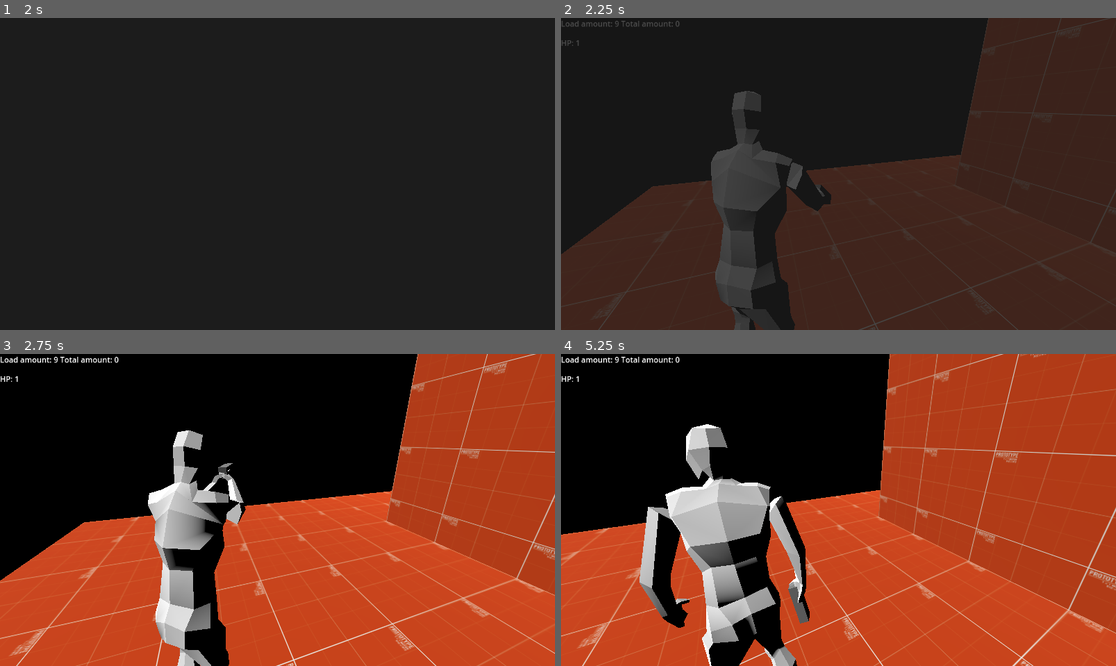
Above: before the commit, frames 1-4 (two rows, left to right).
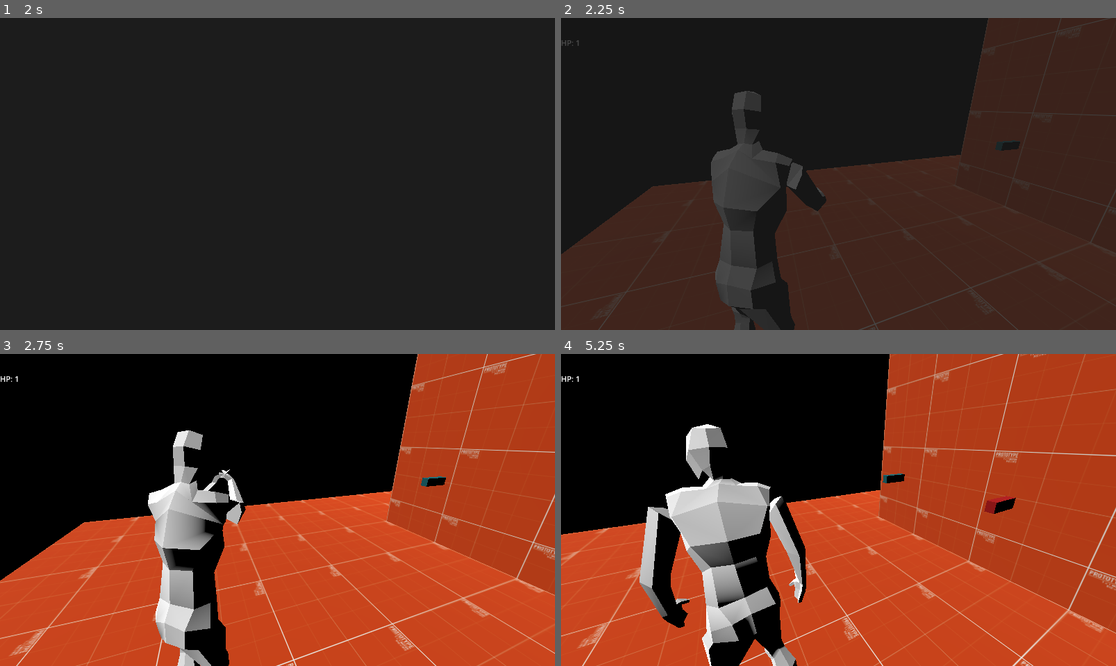
Above: after the commit, the same moments.

Repository: Vosnov/GD_APrototype
Game: Godot game, scene res://Scenes/Menu/main_menu.tscn
Two runs of this game, one before a commit and one after it. Both use one fixed random seed, a clock stepped at 60 frames per second and the inputs below. The engine's default icon, where the game draws it, is replaced by a stand-in: a white triangle on a blue panel in a dark square.
Inputs (mouse positions are in pixels of both pictures, inside the frame that each line leads up to):
- Up to frame 1 (2 s): click "Start" at 0.5 s; click "Start" at 1.25 s
- Up to frame 2 (2.25 s): tap Enter at 2 s; move the mouse to (866, 174) at 2.02 s; hold D (right) from 2.03 s (still down); hold Right mouse button (aim) from 2.03 s (still down); tap E (action) at 2.1 s
- Up to frame 3 (2.75 s): keep holding D (right); keep holding Right mouse button (aim)
- Up to frame 4 (5.25 s): move the mouse to (810, 510) at 2.77 s; release D (right) at 2.78 s; release Right mouse button (aim) at 2.78 s; hold A (left) 2.78-3.53 s; right-click (810, 510) at 2.85 s; tap S (bottom) at 3.05, 3.6 s; move the mouse to (849, 503) at 3.52 s; hold D (right) 3.53-5.03 s; click (849, 503) at 3.8 s; move the mouse to (832, 516) at 4.27 s; click (832, 516) at 4.35 s; tap Shift (sprint) at 4.55 s; move the mouse to (877, 513) at 5.02 s; hold A (left) from 5.03 s (still down); hold Shift (sprint) from 5.03 s (still down)

Frame 1 is identical in both runs. In frame 2, 0.3% of the frame differs, in the area x 0-83%, y 0-60%; in frame 3, 0.4%; in frame 4, 0.8%, in the area x 0-82%, y 0-87%.

Commit message:
guns, gun_slot_data

Diff:
--- /dev/null
+++ b/Data/Guns/Slots/pistol_slot_data.tres
@@ -0,0 +1,21 @@
+[gd_resource type="Resource" script_class="GunSlotData" load_steps=5 format=3 uid="uid://dxjixnptkcwmi"]
+
+[ext_resource type="Texture2D" uid="uid://d3sirehomp6vs" path="res://Textures/blood.png" id="1_nktb6"]
+[ext_resource type="Script" path="res://Scripts/Data/item_data.gd" id="2_d7cr2"]
+[ext_resource type="Script" path="res://Scripts/Data/gun_slot_data.gd" id="3_igtvt"]
+
+[sub_resource type="Resource" id="Resource_nlec2"]
+script = ExtResource("2_d7cr2")
+NAME = "Pistol"
+DESCRIPTION = "Its my pistol"
+TEXTURE = ExtResource("1_nktb6")
+
+[resource]
+script = ExtResource("3_igtvt")
+DAMAGE = 1
+AMMO_LOADED = 9
+MAX_AMMO_LOADED = 9
+SHOT_TIMEOUT = 0.5
+RELOAD_TIMEOUT = 1.0
+DROP_AMMO = 1
+ITEM_DATA = SubResource("Resource_nlec2")
--- /dev/null
+++ b/Data/Guns/Slots/shutgun_slot_data.tres
@@ -0,0 +1,21 @@
+[gd_resource type="Resource" script_class="GunSlotData" load_steps=5 format=3 uid="uid://dlva68yk3y5dq"]
+
+[ext_resource type="Script" path="res://Scripts/Data/gun_slot_data.gd" id="1_g85sc"]
+[ext_resource type="Texture2D" uid="uid://cy7evrudtviol" path="res://key.png" id="1_yt2aq"]
+[ext_resource type="Script" path="res://Scripts/Data/item_data.gd" id="2_0negt"]
+
+[sub_resource type="Resource" id="Resource_13jfy"]
+script = ExtResource("2_0negt")
+NAME = "Shutgun"
+DESCRIPTION = "its shutgun"
+TEXTURE = ExtResource("1_yt2aq")
+
+[resource]
+script = ExtResource("1_g85sc")
+DAMAGE = 2
+AMMO_LOADED = 9
+MAX_AMMO_LOADED = 9
+SHOT_TIMEOUT = 1.0
+RELOAD_TIMEOUT = 1.0
+DROP_AMMO = 3
+ITEM_DATA = SubResource("Resource_13jfy")
--- /dev/null
+++ b/Data/Guns/pistol_data.tres
@@ -0,0 +1,10 @@
+[gd_resource type="Resource" script_class="GunData" load_steps=4 format=3 uid="uid://dgmeg2dfp0jj3"]
+
+[ext_resource type="Script" path="res://Scripts/Data/guns_data.gd" id="1_0xtv5"]
+[ext_resource type="PackedScene" uid="uid://cdnnhihjtlmf3" path="res://Nodes/Guns/pistol.tscn" id="1_fv27i"]
+[ext_resource type="Resource" uid="uid://dxjixnptkcwmi" path="res://Data/Guns/Slots/pistol_slot_data.tres" id="2_t4xv3"]
+
+[resource]
+script = ExtResource("1_0xtv5")
+GUN = ExtResource("1_fv27i")
+GUN_SLOT = ExtResource("2_t4xv3")
--- /dev/null
+++ b/Data/Guns/shutgun_data.tres
@@ -0,0 +1,10 @@
+[gd_resource type="Resource" script_class="GunData" load_steps=4 format=3 uid="uid://b1avnq0g3bspp"]
+
+[ext_resource type="PackedScene" uid="uid://cjoety6t3jgxy" path="res://Nodes/Guns/shutgun.tscn" id="1_duaij"]
+[ext_resource type="Script" path="res://Scripts/Data/guns_data.gd" id="1_lhfnc"]
+[ext_resource type="Resource" uid="uid://dlva68yk3y5dq" path="res://Data/Guns/Slots/shutgun_slot_data.tres" id="2_d0drn"]
+
+[resource]
+script = ExtResource("1_lhfnc")
+GUN = ExtResource("1_duaij")
+GUN_SLOT = ExtResource("2_d0drn")
--- a/Nodes/Charecters/player.tscn
+++ b/Nodes/Charecters/player.tscn
@@ -2,7 +2,7 @@
 
 [ext_resource type="Script" path="res://Scripts/Player/player.gd" id="1_argoq"]
 [ext_resource type="PackedScene" uid="uid://bbh0f6e0pgr5d" path="res://Models/Player/myNewPlayer.glb" id="3_dwu3i"]
-[ext_resource type="PackedScene" uid="uid://fgy3u75rkh4s" path="res://Nodes/Guns/base_gun.tscn" id="3_g63f8"]
+[ext_resource type="PackedScene" uid="uid://c43ppbemapbww" path="res://Nodes/Components/guns_component.tscn" id="4_78hmq"]
 [ext_resource type="PackedScene" uid="uid://bqsd8fu40qpul" path="res://Nodes/Components/aim_component.tscn" id="4_p34vl"]
 [ext_resource type="PackedScene" uid="uid://bdq7nuo5brc0d" path="res://Nodes/Components/gun_ik_component.tscn" id="5_2jfyf"]
 [ext_resource type="Script" path="res://Scripts/Player/player_movements.gd" id="7_gi7yc"]
@@ -109,7 +109,7 @@
 min_space = 0.0
 
 [sub_resource type="AnimationNodeBlendTree" id="AnimationNodeBlendTree_qr6x4"]
-graph_offset = Vector2(-276.802, -219.231)
+graph_offset = Vector2(-270.561, -109.884)
 nodes/Animation/node = SubResource("AnimationNodeAnimation_ig2hn")
 nodes/Animation/position = Vector2(240, 80)
 "nodes/Animation 2/node" = SubResource("AnimationNodeAnimation_bnpjx")
@@ -151,43 +151,42 @@
 transform = Transform3D(-0.4, 0, -3.49691e-08, 0, 0.4, 0, 3.49691e-08, 0, -0.4, 0, 0, 0)
 
 [node name="Skeleton3D" parent="myNewPlayer/Armature" index="0"]
-bones/0/position = Vector3(0.0006776, -0.294513, -0.0391914)
+bones/0/position = Vector3(0.00118869, -0.349667, -0.0412892)
 bones/0/rotation = Quaternion(0.0186382, -0.196081, -0.00372765, 0.980404)
-bones/1/rotation = Quaternion(0.115631, -0.155389, 0.0199411, 0.98086)
+bones/1/rotation = Quaternion(0.115778, -0.147334, 0.0189075, 0.982105)
 bones/2/rotation = Quaternion(0.110454, -0.194868, -0.0220907, 0.97434)
 bones/3/rotation = Quaternion(-0.186458, 0.365145, -0.00155414, 0.912086)
 bones/4/rotation = Quaternion(-1.28079e-10, 0.14834, 3.04512e-10, 0.988936)
-bones/5/rotation = Quaternion(0.0901977, 0.101623, -0.771606, 0.621419)
-bones/6/position = Vector3(0.0417572, 0.456648, 0.0728559)
-bones/6/rotation = Quaternion(0.102491, 0.078062, -0.516271, 0.84668)
-bones/7/rotation = Quaternion(0.438929, 0.0758969, 0.127169, 0.886233)
-bones/11/rotation = Quaternion(0.139693, -0.0496483, 0.798911, 0.582892)
-bones/12/position = Vector3(-0.040933, 0.456301, 0.0219476)
-bones/12/rotation = Quaternion(0.0714169, -0.168875, 0.421252, 0.888216)
-bones/13/rotation = Quaternion(0.309609, 0.0347553, -0.0182423, 0.950054)
-bones/17/position = Vector3(0.242182, 0.131672, 0.037697)
-bones/17/rotation = Quaternion(-0.29063, 0.106736, 0.938611, -0.152152)
+bones/5/rotation = Quaternion(0.0829551, 0.126047, -0.758256, 0.634254)
+bones/6/position = Vector3(0.0471709, 0.456611, 0.0721892)
+bones/6/rotation = Quaternion(0.116689, 0.0896611, -0.530372, 0.834895)
+bones/7/rotation = Quaternion(0.488226, 0.0925522, 0.157346, 0.853412)
+bones/11/rotation = Quaternion(0.134457, -0.0613338, 0.775696, 0.613559)
+bones/12/position = Vector3(-0.0358997, 0.455905, 0.0240128)
+bones/12/rotation = Quaternion(0.0744765, -0.176125, 0.447713, 0.873491)
+bones/13/rotation = Quaternion(0.350519, 0.0408891, 0.00932337, 0.935616)
+bones/17/position = Vector3(0.239044, 0.132707, 0.0278293)
+bones/17/rotation = Quaternion(-0.301907, 0.145478, 0.92945, -0.15431)
 bones/17/scale = Vector3(1.00004, 0.999995, 1.00006)
-bones/18/rotation = Quaternion(-0.175879, -0.0136055, -0.340562, 0.923525)
+bones/18/rotation = Quaternion(-0.103669, -0.0143921, -0.207422, 0.972636)
 bones/18/scale = Vector3(0.999997, 0.999998, 1)
-bones/19/position = Vector3(-0.260163, 0.127955, 0.040411)
-bones/19/rotation = Quaternion(0.548593, 0.0549122, 0.833031, 0.0457142)
+bones/19/position = Vector3(-0.256986, 0.12754, 0.0653715)
+bones/19/rotation = Quaternion(0.567247, 0.0555986, 0.819382, 0.061262)
 bones/19/scale = Vector3(1.00003, 0.999997, 1.00006)
-bones/20/rotation = Quaternion(-0.12453, -0.0118736, 0.220353, 0.967366)
-bones/21/position = Vector3(0.296495, 0.000120655, 0.856654)
-bones/22/position = Vector3(-0.801253, -0.0481077, -0.417263)
-bones/23/position = Vector3(-0.254546, -2.06101, -0.40079)
-bones/24/position = Vector3(-0.39387, -1.1432, 1.06967)
-bones/25/position = Vector3(0.303634, -1.99365, -0.0291155)
-bones/26/position = Vector3(-0.0527062, -1.14056, 1.0759)
-
-[node name="BoneAttachment3D" type="BoneAttachment3D" parent="myNewPlayer/Armature/Skeleton3D" index="2"]
-transform = Transform3D(-0.99019, -0.124219, -0.0639845, 0.121667, -0.991667, 0.0423553, -0.0687127, 0.0341553, 0.997051, -0.801258, -0.0481114, -0.417265)
+bones/20/rotation = Quaternion(-0.173336, -0.011584, 0.297533, 0.938773)
+bones/21/position = Vector3(0.294819, 0.00355223, 0.856654)
+bones/22/position = Vector3(-0.791351, -0.0529433, -0.399957)
+bones/23/position = Vector3(-0.297736, -2.02846, -0.529233)
+bones/24/position = Vector3(-0.366219, -1.15412, 1.07086)
+bones/25/position = Vector3(0.253474, -2.12974, 0.378535)
+bones/26/position = Vector3(-0.0533676, -1.14116, 1.07876)
+
+[node name="BoneAttachment3D" type="BoneAttachment3D" parent="myNewPlayer/Armature/Skeleton3D" index="0"]
+transform = Transform3D(-0.99328, -0.0830208, -0.0806366, 0.0756991, -0.993064, 0.0899665, -0.0875465, 0.083258, 0.992675, -0.791355, -0.0529492, -0.399962)
 bone_name = "Bone.011.R"
 bone_idx = 14
 
-[node name="BaseGun" parent="myNewPlayer/Armature/Skeleton3D/BoneAttachment3D" instance=ExtResource("3_g63f8")]
-transform = Transform3D(0.485675, 0.867444, 0.107989, -0.33326, 0.297949, -0.894519, -0.808121, 0.398457, 0.433789, 0.0530801, 0.212241, 0.14896)
+[node name="GunsComponent" parent="myNewPlayer/Armature/Skeleton3D/BoneAttachment3D" instance=ExtResource("4_78hmq")]
 
 [node name="CollisionShape3D" type="CollisionShape3D" parent="."]
 transform = Transform3D(1, 0, 0, 0, 1, 0, 0, 0, 1, 0, -0.0584707, -0.125943)
--- /dev/null
+++ b/Nodes/Components/guns_component.tscn
@@ -0,0 +1,34 @@
+[gd_scene load_steps=4 format=3 uid="uid://c43ppbemapbww"]
+
+[ext_resource type="Resource" uid="uid://dgmeg2dfp0jj3" path="res://Data/Guns/pistol_data.tres" id="1_57wru"]
+[ext_resource type="Resource" uid="uid://b1avnq0g3bspp" path="res://Data/Guns/shutgun_data.tres" id="2_8gf1p"]
+
+[sub_resource type="GDScript" id="GDScript_tb4jf"]
+script/source = "extends Node3D
+
+@export var GUNS_DATA: Array[GunData] = []
+
+var active_gun: GunData
+var current_gun: Node3D
+
+func _ready():
+	Events.connect('inventory_update', _on_inventory_update)
+
+func _on_inventory_update(_slots):
+	if active_gun != null: return
+	select_active_gun(0)
+
+func select_active_gun(index: int):
+	var inventory_gun = Inventory.GUN_SLOTS[index]
+	if inventory_gun == null: return
+	for child in get_children(): child.queue_free()
+
+	for gun_data in GUNS_DATA:
+		if gun_data.GUN_SLOT == inventory_gun:
+			active_gun = gun_data
+			add_child(active_gun.GUN.instantiate())
+"
+
+[node name="GunsComponent" type="Node3D"]
+script = SubResource("GDScript_tb4jf")
+GUNS_DATA = Array[Resource("res://Scripts/Data/guns_data.gd")]([ExtResource("1_57wru"), ExtResource("2_8gf1p")])
--- a/Nodes/Global/inventory.tscn
+++ b/Nodes/Global/inventory.tscn
@@ -1,6 +1,14 @@
-[gd_scene load_steps=2 format=3 uid="uid://dbjlun33yyejs"]
+[gd_scene load_steps=5 format=3 uid="uid://dbjlun33yyejs"]
 
 [ext_resource type="Script" path="res://Scripts/Global/inventory.gd" id="1_xlqkd"]
+[ext_resource type="Resource" uid="uid://cj8h8vjt3jm5j" path="res://Data/ammo_data.tres" id="2_mw5vn"]
+[ext_resource type="Script" path="res://Scripts/Data/stackable_slot_data.gd" id="3_pwqiq"]
+
+[sub_resource type="Resource" id="Resource_sxm78"]
+script = ExtResource("3_pwqiq")
+AMOUNT = 14
+ITEM_DATA = ExtResource("2_mw5vn")
 
 [node name="Inventory" type="Node"]
 script = ExtResource("1_xlqkd")
+SLOTS = Array[Resource("res://Scripts/Data/slot_data.gd")]([SubResource("Resource_sxm78")])
--- a/Nodes/Guns/base_gun.tscn
+++ b/Nodes/Guns/base_gun.tscn
@@ -1,17 +1,9 @@
-[gd_scene load_steps=4 format=3 uid="uid://fgy3u75rkh4s"]
+[gd_scene load_steps=2 format=3 uid="uid://fgy3u75rkh4s"]
 
 [ext_resource type="Script" path="res://Scripts/Player/base_gun.gd" id="1_aldq5"]
-[ext_resource type="PackedScene" uid="uid://rth81jaj34mp" path="res://Nodes/Guns/muzzle_flash.tscn" id="2_aytwu"]
-
-[sub_resource type="BoxMesh" id="BoxMesh_fj03s"]
 
 [node name="BaseGun" type="Node3D"]
 script = ExtResource("1_aldq5")
-MUZZLE_FLASH = ExtResource("2_aytwu")
-
-[node name="MeshInstance3D" type="MeshInstance3D" parent="."]
-transform = Transform3D(0.142, 0, 0, 0, 0.193, 0, 0, 0, 0.621, 0, 0, -0.30005)
-mesh = SubResource("BoxMesh_fj03s")
 
 [node name="ShotTimer" type="Timer" parent="."]
 
@@ -19,5 +11,3 @@
 
 [node name="MuzzlePos" type="Marker3D" parent="."]
 transform = Transform3D(1, 0, 0, 0, 1, 0, 0, 0, 1, 0, 0, -0.84212)
-
-[connection signal="timeout" from="ReloadTimer" to="." method="_on_reload_timer_timeout"]
--- /dev/null
+++ b/Nodes/Guns/pistol.tscn
@@ -0,0 +1,19 @@
+[gd_scene load_steps=6 format=3 uid="uid://cdnnhihjtlmf3"]
+
+[ext_resource type="Resource" uid="uid://dxjixnptkcwmi" path="res://Data/Guns/Slots/pistol_slot_data.tres" id="2_a6gud"]
+[ext_resource type="PackedScene" uid="uid://rth81jaj34mp" path="res://Nodes/Guns/muzzle_flash.tscn" id="2_tdybi"]
+[ext_resource type="PackedScene" uid="uid://fgy3u75rkh4s" path="res://Nodes/Guns/base_gun.tscn" id="3_whdl7"]
+
+[sub_resource type="StandardMaterial3D" id="StandardMaterial3D_nvvw1"]
+albedo_color = Color(0, 0.376471, 0.411765, 1)
+
+[sub_resource type="BoxMesh" id="BoxMesh_hvx2b"]
+
+[node name="Pistol" instance=ExtResource("3_whdl7")]
+GUN_SLOT_DATA = ExtResource("2_a6gud")
+MUZZLE_FLASH = ExtResource("2_tdybi")
+
+[node name="MeshInstance3D" type="MeshInstance3D" parent="." index="3"]
+transform = Transform3D(0.142, 0, 0, 0, 0.193, 0, 0, 0, 0.621, 0, 0, -0.30005)
+material_override = SubResource("StandardMaterial3D_nvvw1")
+mesh = SubResource("BoxMesh_hvx2b")
--- /dev/null
+++ b/Nodes/Guns/shutgun.tscn
@@ -0,0 +1,19 @@
+[gd_scene load_steps=6 format=3 uid="uid://cjoety6t3jgxy"]
+
+[ext_resource type="PackedScene" uid="uid://fgy3u75rkh4s" path="res://Nodes/Guns/base_gun.tscn" id="1_e64aw"]
+[ext_resource type="Resource" uid="uid://dlva68yk3y5dq" path="res://Data/Guns/Slots/shutgun_slot_data.tres" id="2_gq0ch"]
+[ext_resource type="PackedScene" uid="uid://rth81jaj34mp" path="res://Nodes/Guns/muzzle_flash.tscn" id="3_by8qo"]
+
+[sub_resource type="StandardMaterial3D" id="StandardMaterial3D_oieef"]
+albedo_color = Color(0.658824, 0, 0, 1)
+
+[sub_resource type="BoxMesh" id="BoxMesh_g4bn3"]
+
+[node name="Shutgun" instance=ExtResource("1_e64aw")]
+GUN_SLOT_DATA = ExtResource("2_gq0ch")
+MUZZLE_FLASH = ExtResource("3_by8qo")
+
+[node name="MeshInstance3D" type="MeshInstance3D" parent="." index="3"]
+transform = Transform3D(0.14, 0, 0, 0, 0.187, 0, 0, 0, 0.607, 0, 0, -0.3)
+material_override = SubResource("StandardMaterial3D_oieef")
+mesh = SubResource("BoxMesh_g4bn3")
--- a/Nodes/Items/pick_up_base.tscn
+++ b/Nodes/Items/pick_up_base.tscn
@@ -11,7 +11,6 @@
 func _ready():
 	if GlobalVariables.no_spawn_items.has(get_path().get_concatenated_names()):
 		queue_free()
-	SLOT_DATA = SLOT_DATA.duplicate()
 
 func _on_active_node_action_pressed():
 	Events.emit_signal('message_ui', str('I taked ', SLOT_DATA.ITEM_DATA.NAME))
--- a/Nodes/UI/inventory_ui.tscn
+++ b/Nodes/UI/inventory_ui.tscn
@@ -26,6 +26,25 @@
 
 func _on_inventory_update(datas: Array[SlotData]):
 	fill_grid(datas)
+"
+
+[sub_resource type="GDScript" id="GDScript_ko34o"]
+script/source = "extends HBoxContainer
+
+@export var SLOT: PackedScene
+
+func _ready():
+	fill_grid(Inventory.GUN_SLOTS)
+
+func fill_grid(slots: Array[GunSlotData]):
+	for child in get_children():
+		child.queue_free()
+
+	for slot in slots:
+		var slot_instance = SLOT.instantiate() as SlotUI
+		add_child(slot_instance)
+		slot_instance.set_slot_data(slot)
+
 "
 
 [node name="InventoryUI" type="Control"]
@@ -74,7 +93,7 @@
 focus_neighbor_bottom = NodePath("../Button")
 text = "Test"
 
-[node name="PanelContainer" type="PanelContainer" parent="."]
+[node name="ItemContainer" type="PanelContainer" parent="."]
 layout_mode = 1
 anchors_preset = 10
 anchor_right = 1.0
@@ -82,14 +101,34 @@
 offset_bottom = 176.0
 grow_horizontal = 2
 
-[node name="MarginContainer" type="MarginContainer" parent="PanelContainer"]
+[node name="MarginContainer" type="MarginContainer" parent="ItemContainer"]
 layout_mode = 2
 theme_override_constants/margin_left = 4
 theme_override_constants/margin_top = 4
 theme_override_constants/margin_right = 4
 theme_override_constants/margin_bottom = 4
 
-[node name="GridContainer" type="HBoxContainer" parent="PanelContainer/MarginContainer"]
+[node name="GridContainer" type="HBoxContainer" parent="ItemContainer/MarginContainer"]
 layout_mode = 2
 script = SubResource("GDScript_cyvqe")
 SLOT = ExtResource("1_211y0")
+
+[node name="GunContainer" type="PanelContainer" parent="."]
+layout_mode = 1
+anchors_preset = 10
+anchor_right = 1.0
+offset_top = 200.0
+offset_bottom = 336.0
+grow_horizontal = 2
+
+[node name="MarginContainer" type="MarginContainer" parent="GunContainer"]
+layout_mode = 2
+theme_override_constants/margin_left = 4
+theme_override_constants/margin_top = 4
+theme_override_constants/margin_right = 4
+theme_override_constants/margin_bottom = 4
+
+[node name="GridContainer" type="HBoxContainer" parent="GunContainer/MarginContainer"]
+layout_mode = 2
+script = SubResource("GDScript_ko34o")
+SLOT = ExtResource("1_211y0")
--- a/Nodes/UI/ui.tscn
+++ b/Nodes/UI/ui.tscn
@@ -33,11 +33,16 @@
 
 func _input(_event):
 	if dead_screen_instance != null: return
+
+	var inventory_is_just_open = false
 	if Input.is_action_just_pressed('ui_menu') and inventory_instance == null:
 		inventory_instance = INVENTORY_UI.instantiate()
+		inventory_is_just_open = true
 		add_child(inventory_instance)
 		get_tree().paused = true
-	if Input.is_action_just_pressed('ui_cancel'):
+
+	if inventory_is_just_open: return
+	if Input.is_action_just_pressed('ui_cancel') or Input.is_action_just_pressed('ui_menu'):
 		close_inventory()
 
 func _on_player_dead():
--- a/Scenes/test_scene.tscn
+++ b/Scenes/test_scene.tscn
@@ -1,10 +1,23 @@
-[gd_scene load_steps=6 format=3 uid="uid://ymyfncjem0fi"]
+[gd_scene load_steps=13 format=3 uid="uid://ymyfncjem0fi"]
 
 [ext_resource type="PackedScene" uid="uid://dmruxdnqw4rtm" path="res://Nodes/Charecters/player.tscn" id="1_i475y"]
 [ext_resource type="Material" uid="uid://bnqe3hv7a5mjc" path="res://Materials/test_mat_1.tres" id="1_raqd1"]
 [ext_resource type="PackedScene" uid="uid://728vxpr147if" path="res://Nodes/MainCamera.tscn" id="2_0qrda"]
 [ext_resource type="Resource" uid="uid://c1f5nhddcsns4" path="res://Data/key_data.tres" id="4_8r63q"]
+[ext_resource type="PackedScene" uid="uid://cgiy16ss3fg6n" path="res://Nodes/Items/pick_up_base.tscn" id="6_pcpq6"]
+[ext_resource type="Resource" uid="uid://dxjixnptkcwmi" path="res://Data/Guns/Slots/pistol_slot_data.tres" id="7_0e6a4"]
 [ext_resource type="PackedScene" uid="uid://dsbmcxe7n4yyv" path="res://Nodes/Interractive/door.tscn" id="7_1ch7u"]
+[ext_resource type="Resource" uid="uid://dlva68yk3y5dq" path="res://Data/Guns/Slots/shutgun_slot_data.tres" id="8_i2hba"]
+
+[sub_resource type="StandardMaterial3D" id="StandardMaterial3D_124ax"]
+albedo_color = Color(0, 0.376471, 0.411765, 1)
+
+[sub_resource type="BoxMesh" id="BoxMesh_rcw2w"]
+
+[sub_resource type="StandardMaterial3D" id="StandardMaterial3D_xxj47"]
+albedo_color = Color(0.658824, 0, 0, 1)
+
+[sub_resource type="BoxMesh" id="BoxMesh_f8fqw"]
 
 [node name="TestScene" type="Node3D"]
 
@@ -69,3 +82,21 @@
 
 [node name="Player2" parent="." instance=ExtResource("1_i475y")]
 transform = Transform3D(-4.37114e-08, 0, 1, 0, 1, 0, -1, 0, -4.37114e-08, 1.07001, 1.52476, 9.83544)
+
+[node name="PickUpBase" parent="." instance=ExtResource("6_pcpq6")]
+transform = Transform3D(1, 0, 0, 0, 1, 0, 0, 0, 1, 0.35014, 1.64865, 6.92981)
+SLOT_DATA = ExtResource("7_0e6a4")
+
+[node name="MeshInstance3D" type="MeshInstance3D" parent="PickUpBase"]
+transform = Transform3D(0.069, 0, 0, 0, 0.092, 0, 0, 0, 0.299, 0, 0, 0)
+material_override = SubResource("StandardMaterial3D_124ax")
+mesh = SubResource("BoxMesh_rcw2w")
+
+[node name="PickUpBase2" parent="." instance=ExtResource("6_pcpq6")]
+transform = Transform3D(1, 0, 0, 0, 1, 0, 0, 0, 1, 1.5468, 1.61601, 6.88187)
+SLOT_DATA = ExtResource("8_i2hba")
+
+[node name="MeshInstance3D" type="MeshInstance3D" parent="PickUpBase2"]
+transform = Transform3D(0.069, 0, 0, 0, 0.092, 0, 0, 0, 0.299, 0, 0, 0)
+material_override = SubResource("StandardMaterial3D_xxj47")
+mesh = SubResource("BoxMesh_f8fqw")
--- /dev/null
+++ b/Scripts/Data/gun_slot_data.gd
@@ -0,0 +1,12 @@
+extends SlotData
+class_name GunSlotData
+
+@export var DAMAGE = 1
+@export var AMMO_LOADED = 9
+@export var MAX_AMMO_LOADED = 9
+@export var SHOT_TIMEOUT = 1.0
+@export var RELOAD_TIMEOUT = 1.0
+@export var DROP_AMMO = 1
+
+func add_to_inventory():
+	Inventory.GUN_SLOTS.push_back(self)
--- /dev/null
+++ b/Scripts/Data/guns_data.gd
@@ -0,0 +1,5 @@
+extends Resource
+class_name GunData
+
+@export var GUN: PackedScene
+@export var GUN_SLOT: GunSlotData
--- a/Scripts/Global/global_variables.gd
+++ b/Scripts/Global/global_variables.gd
@@ -3,4 +3,7 @@
 var no_spawn_items: Array[String] = []
 var no_spawn_enemys: Array[String] = []
 var player_spawn_data: Dictionary = {}
-var gun_amount_loaded = -1
+#var gun_amount_loaded = -1
+
+var player_is_runing = false
+var player_is_aim = false
--- a/Scripts/Global/inventory.gd
+++ b/Scripts/Global/inventory.gd
@@ -1,6 +1,7 @@
 extends Node
 
 @export var SLOTS: Array[SlotData] = []
+@export var GUN_SLOTS: Array[GunSlotData] = []
 
 func _ready():
 	Events.emit_signal('inventory_update', SLOTS)
--- a/Scripts/Player/base_gun.gd
+++ b/Scripts/Player/base_gun.gd
@@ -1,72 +1,56 @@
 extends Node3D
 
+@export var GUN_SLOT_DATA: GunSlotData
 @export var MUZZLE_FLASH: PackedScene
-@export var MAX_AMOUNT_LOADED = 9
-@export var AMOUNT_LOADED = 9
-@export var SHOT_TIMEOUT = 0.4
-@export var RELOAD_TIMEOUT = 1.0
 
 @onready var shot_timer = $ShotTimer
 @onready var reload_timer = $ReloadTimer
 @onready var muzzle_pos = $MuzzlePos
 
-var aiming = false
-var is_runing = false
-var is_reloading = false
 var amount_total = 0
 
 func _ready():
-	if GlobalVariables.gun_amount_loaded >= 0:
-		AMOUNT_LOADED = GlobalVariables.gun_amount_loaded
 	_on_inventory_update(Inventory.SLOTS)
+	Events.emit_signal("player_reload_data_ui", GUN_SLOT_DATA.AMMO_LOADED, amount_total)
 	Events.connect('inventory_update', _on_inventory_update)
-	Events.emit_signal("player_reload_data_ui", AMOUNT_LOADED, amount_total)
 
 func shot():
 	if not shot_timer.is_stopped(): return
+	if GUN_SLOT_DATA.AMMO_LOADED <= 0: return
 
-	if AMOUNT_LOADED <= 0: return
-
-	AMOUNT_LOADED -= 1
-	GlobalVariables.gun_amount_loaded = AMOUNT_LOADED
+	GUN_SLOT_DATA.AMMO_LOADED -= GUN_SLOT_DATA.DROP_AMMO
+	#GlobalVariables.gun_amount_loaded = AMOUNT_LOADED
 	shot_timer.one_shot = true
-	shot_timer.start(SHOT_TIMEOUT)
+	shot_timer.start(GUN_SLOT_DATA.SHOT_TIMEOUT)
 	Events.emit_signal("player_shot")
-	Events.emit_signal("player_reload_data_ui", AMOUNT_LOADED, amount_total)
+	Events.emit_signal("player_reload_data_ui", GUN_SLOT_DATA.AMMO_LOADED, amount_total)
 
 	var muzzle = MUZZLE_FLASH.instantiate()
 	muzzle_pos.add_child(muzzle)
 
 func reload():
 	if amount_total == 0: return
-	if AMOUNT_LOADED == MAX_AMOUNT_LOADED: return
+	if GUN_SLOT_DATA.AMMO_LOADED == GUN_SLOT_DATA.MAX_AMMO_LOADED: return
 
-	var need_amount = MAX_AMOUNT_LOADED - AMOUNT_LOADED
-	AMOUNT_LOADED += min(need_amount, amount_total)
-	amount_total -= AMOUNT_LOADED
-	is_reloading = true
+	var need_amount = GUN_SLOT_DATA.MAX_AMMO_LOADED - GUN_SLOT_DATA.AMMO_LOADED
+	GUN_SLOT_DATA.AMMO_LOADED += min(need_amount, amount_total)
+	amount_total -= GUN_SLOT_DATA.AMMO_LOADED
 	reload_timer.one_shot = true
-	reload_timer.start(RELOAD_TIMEOUT)
+	reload_timer.start(GUN_SLOT_DATA.RELOAD_TIMEOUT)
 	Events.emit_signal("player_reload", need_amount)
-	Events.emit_signal("player_reload_data_ui", AMOUNT_LOADED, amount_total)
+	Events.emit_signal("player_reload_data_ui", GUN_SLOT_DATA.AMMO_LOADED, amount_total)
 
 func _input(_event):
-	aiming = Input.is_action_pressed("aim")
-	is_runing = Input.is_action_pressed("sprint")
+	if not reload_timer.is_stopped(): return
 
-	if is_reloading: return
-
-	if Input.is_action_just_pressed("shot") and aiming:
+	if Input.is_action_just_pressed("shot") and GlobalVariables.player_is_aim:
 		shot()
-	if Input.is_action_just_pressed("reload") and not is_runing:
+	if Input.is_action_just_pressed("reload") and not GlobalVariables.player_is_runing:
 		reload()
-
-func _on_reload_timer_timeout():
-	is_reloading = false
 
 func _on_inventory_update(slots: Array[SlotData]):
 	amount_total = 0
 	for slot in slots:
 		if slot.ITEM_DATA is AmmoData:
 			amount_total += slot.AMOUNT
-	Events.emit_signal("player_reload_data_ui", AMOUNT_LOADED, amount_total)
+	Events.emit_signal("player_reload_data_ui", GUN_SLOT_DATA.AMMO_LOADED, amount_total)
--- a/Scripts/Player/player.gd
+++ b/Scripts/Player/player.gd
@@ -30,3 +30,7 @@
 	HP = max(0, HP - damage)
 	update_ui()
 	if HP <= 0: die()
+
+func _input(_event):
+	GlobalVariables.player_is_aim = Input.is_action_pressed("aim")
+	GlobalVariables.player_is_runing = Input.is_action_pressed("sprint")
Not shown: 1 places in Nodes/UI/inventory_ui.tscn that only renumber resources
